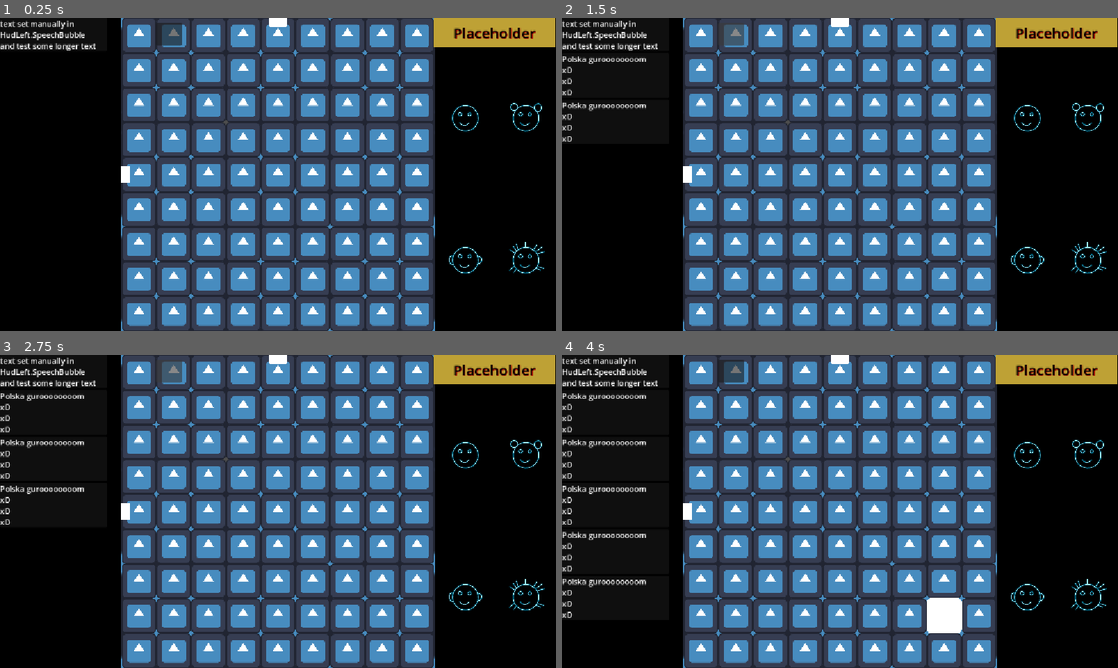
Above: before the commit, frames 1-4 (two rows, left to right).
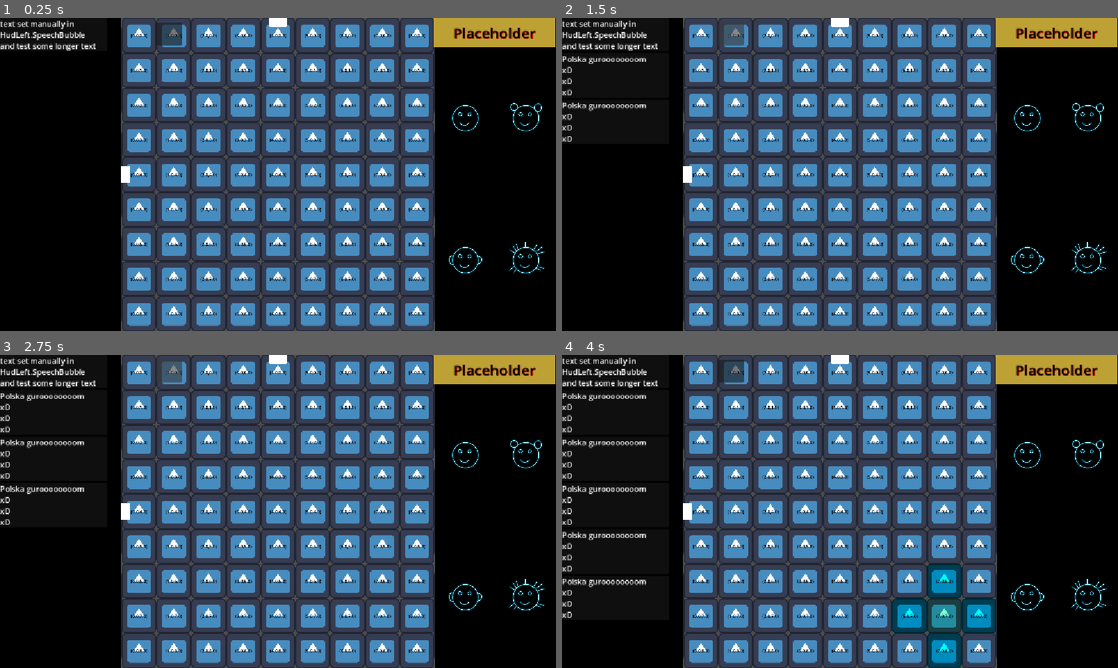
Above: after the commit, the same moments.

Repository: Wallted/ldjam-60
Game: Godot game, scene res://main.tscn
Two runs of this game, one before a commit and one after it. Both use one fixed random seed, a clock stepped at 60 frames per second and the inputs below. The engine's default icon, where the game draws it, is replaced by a stand-in: a white triangle on a blue panel in a dark square.
Inputs (mouse positions are in pixels of both pictures, inside the frame that each line leads up to):
- Up to frame 1 (0.25 s): no input
- Up to frame 2 (1.5 s): click (728, 33) at 0.5 s; click (728, 33) at 1.25 s
- Up to frame 3 (2.75 s): click (166, 370) at 2 s
- Up to frame 4 (4 s): tap Enter at 2.75 s; move the mouse to (634, 614) at 2.77 s; click (634, 614) at 2.92 s; tap Space at 3.5 s; move the mouse to (945, 614) at 3.52 s; click (945, 614) at 3.67 s

The runs differ from the first frame. In frame 1, 2.6% of the frame differs, in the area x 21-79%, y 0-100%; in frame 2, 2.6%; in frame 3, 2.6%; in frame 4, 5.9%.

Commit message:
feature: translate local tile to parent tile
Signed-off-by: Grzegorz Choinski <grzegorzchoinski97@gmail.com>

Diff:
--- /dev/null
+++ b/enums.gd
@@ -0,0 +1,20 @@
+class_name Enums
+
+enum Direction {
+	UP,
+	DOWN,
+	RIGHT,
+	LEFT,
+}
+
+static func get_direction(_dir: Direction) -> Vector2:
+	match _dir:
+		Direction.UP:
+			return Vector2.UP
+		Direction.DOWN:
+			return Vector2.DOWN
+		Direction.RIGHT:
+			return Vector2.RIGHT
+		Direction.LEFT:
+			return Vector2.LEFT
+	return Vector2.ZERO
--- a/game/door.gd
+++ b/game/door.gd
@@ -4,6 +4,6 @@
 @export
 var coord: Vector2
 @export
-var side: Vector2
+var side: Enums.Direction
 @export
 var face_inside: bool
--- a/game/game.tscn
+++ b/game/game.tscn
@@ -9,30 +9,28 @@
 [sub_resource type="Resource" id="Resource_bvpig"]
 script = ExtResource("4_ryrav")
 coord = Vector2(0, 1)
-side = Vector2(-1, 0)
+side = 3
 metadata/_custom_type_script = "uid://5qdsl01hgnkk"
 
 [sub_resource type="Resource" id="Resource_m75es"]
 script = ExtResource("4_ryrav")
-side = Vector2(0, -1)
 metadata/_custom_type_script = "uid://5qdsl01hgnkk"
 
 [sub_resource type="Resource" id="Resource_fc0e3"]
 script = ExtResource("4_ryrav")
 coord = Vector2(2, 2)
-side = Vector2(0, 1)
+side = 1
 metadata/_custom_type_script = "uid://5qdsl01hgnkk"
 
 [sub_resource type="Resource" id="Resource_fhkfd"]
 script = ExtResource("4_ryrav")
 coord = Vector2(1, 0)
-side = Vector2(0, -1)
 metadata/_custom_type_script = "uid://5qdsl01hgnkk"
 
 [sub_resource type="Resource" id="Resource_7jktm"]
 script = ExtResource("4_ryrav")
 coord = Vector2(0, 1)
-side = Vector2(-1, 0)
+side = 3
 metadata/_custom_type_script = "uid://5qdsl01hgnkk"
 
 [node name="Game" type="Node2D" unique_id=1995553335]
--- a/game/game_room.gd
+++ b/game/game_room.gd
@@ -19,7 +19,7 @@
 var parent_room: GameRoom
 
 var _tile_scene = preload("res://game/tile.tscn")
-var tile_list: Array[Area2D]
+var tile_list: Array[Tile]
 var room_size : Vector2 = Vector2(128.0, 128.0)
 
 @onready
@@ -41,8 +41,9 @@
 func _setup_tiles() -> void:
 	for i in grid_size:
 		for j in grid_size:
-			var _tile = _tile_scene.instantiate() as Area2D
+			var _tile = _tile_scene.instantiate() as Tile
 
+			_tile.coords = Vector2(i, j)
 			var tile_size = room_size / grid_size
 			var _x = (i * tile_size.x) - room_size.x / 2.0
 			var _y = (j * tile_size.y) - room_size.y / 2.0
@@ -68,11 +69,35 @@
 		_door_txt.position -= room_size / 2.0
 		_door_txt.position += room_size / step * door.coord + room_size / (step * 2.0)
 		_door_txt.scale /= grid_size * 2.0
-		_door_txt.position += room_size / (step * 2.0) * door.side
+		_door_txt.position += room_size / (step * 2.0) * Enums.get_direction(door.side)
 		add_child(_door_txt)
 
 func get_size() -> Vector2:
 	return room_size * scale
+
+func get_tile(coord: Vector2) -> Tile:
+	for _t in tile_list:
+		if _t.coords == coord:
+			return _t
+	return null
+
+func get_neighbour_tiles(coord: Vector2) -> Array[Tile]:
+	var neighbours : Array[Tile] = []
+	var neigbour_coords = [
+		coord + Vector2.UP,
+		coord + Vector2.DOWN,
+		coord + Vector2.RIGHT,
+		coord + Vector2.LEFT,
+	]
+	for _tile in tile_list:
+		if _tile.coords in neigbour_coords:
+			neighbours.append(_tile)
+	return neighbours
+
+func translate_to_parent_tile(_tile: Tile) -> Vector2:
+	var parent_base = Vector2(3, 3) + parent_offset
+	var res_coord = floor(_tile.coords / 3.0) + parent_base
+	return res_coord
 
 func set_as_focused(enabled: bool, area_enabled: bool) -> void:
 	room_area.input_pickable = area_enabled
@@ -80,20 +105,29 @@
 		var _tile : Area2D = _item
 		_tile.input_pickable = enabled
 
-func _on_tile_mouse_entered(_tile: Area2D) -> void:
-	_tile.modulate *= 10.0 # todo: remove
+
+func _on_tile_mouse_entered(_tile: Tile) -> void:
+	for _t in tile_list:
+		_t.modulate = Color.WHITE
+	if _tile:
+		for t in get_neighbour_tiles(_tile.coords):
+			t.modulate = Color.AQUA
+		_tile.modulate = Color.AQUAMARINE
 
 func _on_tile_mouse_exited(_tile: Area2D) -> void:
-	_tile.modulate /= 10.0 # todo: remove
+	pass
 
 func _on_room_area_input_event(_viewport: Node, event: InputEvent, _shape_idx: int) -> void:
 	if event is InputEventMouseButton:
 		if event.button_index == MOUSE_BUTTON_LEFT and event.pressed:
-			# print('pressed room %s' % name)
 			request_focus.emit()
 
 func _on_room_area_mouse_entered() -> void:
+	for _t in tile_list:
+		_t.modulate = Color.WHITE
 	sprite_2d.material.set("shader_parameter/selected",	true);
 
 func _on_room_area_mouse_exited() -> void:
 	sprite_2d.material.set("shader_parameter/selected",	false);
+	for _t in tile_list:
+		_t.modulate = Color.WHITE
--- a/game/room_manager.gd
+++ b/game/room_manager.gd
@@ -33,11 +33,24 @@
 			dict.set(room.zoom_level, [])
 		dict[room.zoom_level].append(room)
 
+		var _tiles_to_remove: Array[Vector2] = []
+		for _t in room.tile_list:
+			var local_coord = room.translate_to_parent_tile(_t)
+			if local_coord:
+				_tiles_to_remove.append(local_coord)
+
+		for _t in _tiles_to_remove:
+			if room.parent_room:
+				var _t_to_r = room.parent_room.get_tile(_t)
+				if _t_to_r:
+					room.parent_room.tile_list.erase(_t_to_r)
+					_t_to_r.queue_free()
+
 	var prev_tile_size: Vector2 = Vector2.ZERO
 	var prev_position: Vector2 = Vector2.ZERO
 	for key in dict.keys():
-		print(key)
 		var r_l = dict[key]
+
 		for room in r_l:
 			room.position = prev_position
 			room.position += room.parent_offset * prev_tile_size
--- /dev/null
+++ b/game/tile.gd
@@ -0,0 +1,9 @@
+extends Area2D
+class_name Tile
+
+var coords: Vector2
+var covered: bool
+@onready var label: Label = $Label
+
+func _ready() -> void:
+	label.text = "(%s,%s)" % [coords.x, coords.y]
--- a/game/tile.tscn
+++ b/game/tile.tscn
@@ -1,14 +1,31 @@
 [gd_scene format=3 uid="uid://dugjn7eemunam"]
 
+[ext_resource type="Script" uid="uid://cv65d2wydb8pp" path="res://game/tile.gd" id="1_7cios"]
 [ext_resource type="Texture2D" uid="uid://rcf51jdb0ww7" path="res://icon.svg" id="1_ddu76"]
 
 [sub_resource type="RectangleShape2D" id="RectangleShape2D_jyb1k"]
 size = Vector2(128, 128)
 
 [node name="Tile" type="Area2D" unique_id=1712489732]
+script = ExtResource("1_7cios")
 
 [node name="CollisionShape2D" type="CollisionShape2D" parent="." unique_id=667413929]
 shape = SubResource("RectangleShape2D_jyb1k")
 
 [node name="TileSprite" type="Sprite2D" parent="." unique_id=1489123842]
 texture = ExtResource("1_ddu76")
+
+[node name="Label" type="Label" parent="." unique_id=85902873]
+self_modulate = Color(0, 0, 0, 1)
+anchors_preset = 8
+anchor_left = 0.5
+anchor_top = 0.5
+anchor_right = 0.5
+anchor_bottom = 0.5
+offset_left = -20.0
+offset_top = -11.5
+offset_right = 20.0
+offset_bottom = 11.5
+grow_horizontal = 2
+grow_vertical = 2
+size_flags_horizontal = 4
Not shown, added: enums.gd.uid
Not shown, added: game/tile.gd.uid
